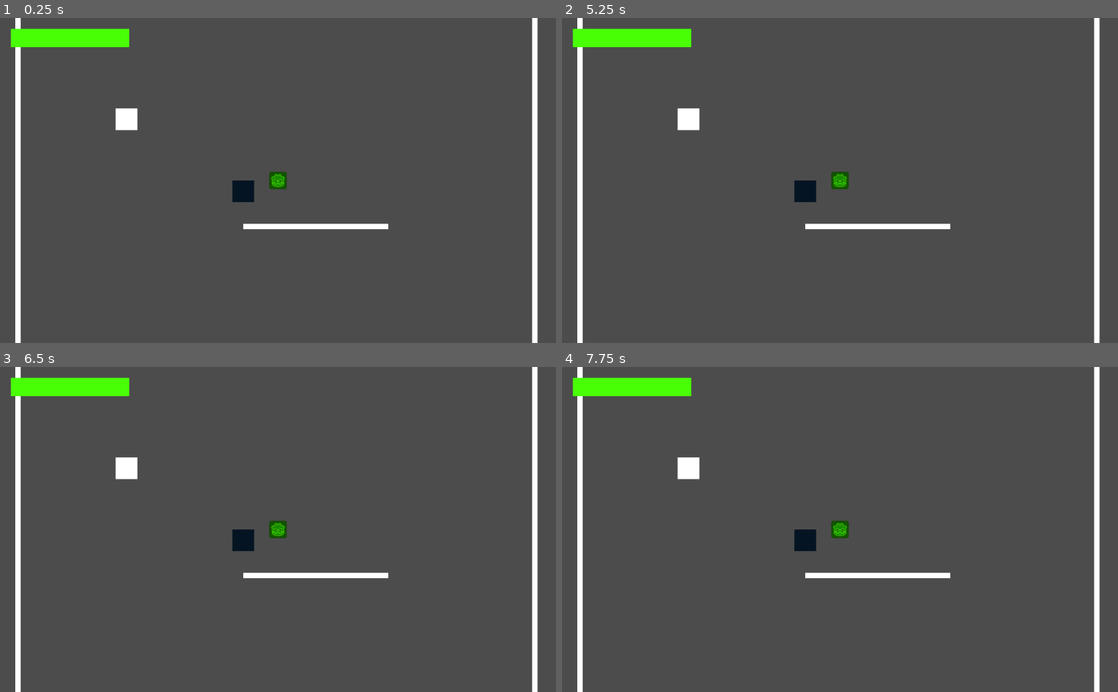
Above: before the commit, frames 1-4 (two rows, left to right).
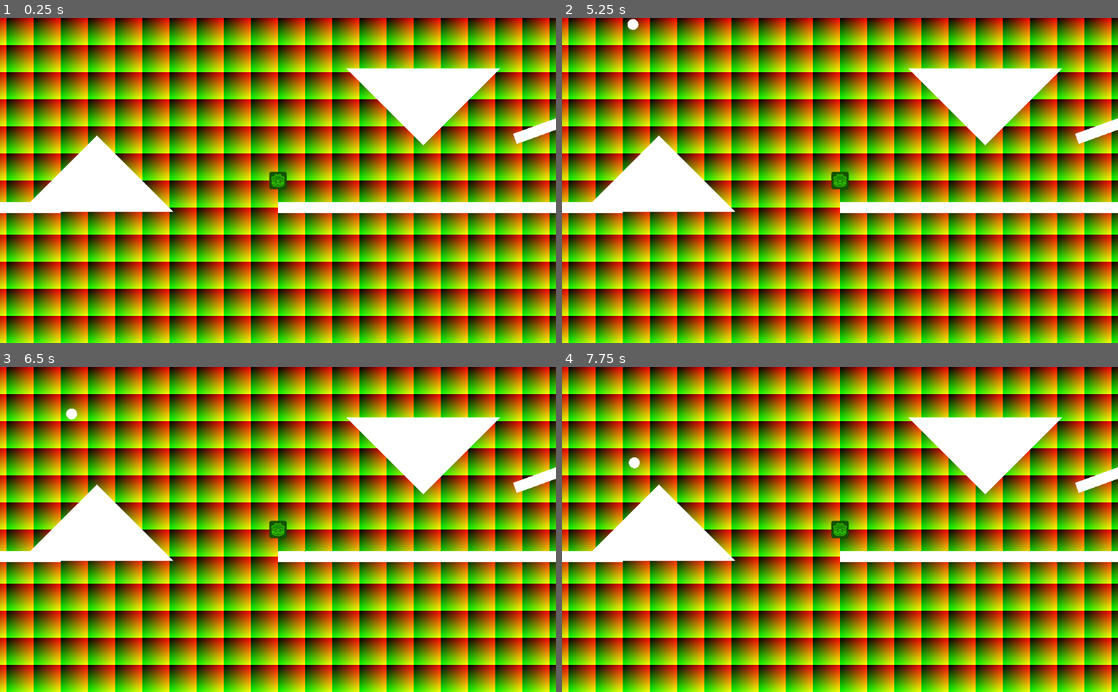
Above: after the commit, the same moments.

Repository: ShirleyNekoDev/GameJam-PortalBrawler
Game: Godot game, scene res://game/game.tscn
The game is run twice, just before and just after one commit, with the same random seed, the same clock (stepped at 60 frames per second) and the same inputs.
Inputs (mouse positions are in pixels of both pictures, inside the frame that each line leads up to):
- Up to frame 1 (0.25 s): no input
- Up to frame 2 (5.25 s): tap Enter (ui_accept) every 0.75 s from 0.5 to 4.25 s; move the mouse to (962, 164) at 0.52 s; hold D (action_right) 0.53-2.03 s; click (962, 164) at 0.67 s; tap W (action_jump) at 0.77, 1.52, 3.02, 3.77, 4.52 s; move the mouse to (728, 196) at 1.27 s; click (728, 196) at 1.42 s; move the mouse to (895, 109) at 2.02 s; hold A (action_left) 2.03-2.78 s; click (895, 109) at 2.17 s; move the mouse to (812, 245) at 2.77 s; hold D (action_right) 2.78-4.28 s; click (812, 245) at 2.92 s; move the mouse to (1006, 229) at 3.52 s; click (1006, 229) at 3.67 s; move the mouse to (673, 131) at 4.27 s; hold A (action_left) 4.28-5.03 s; click (673, 131) at 4.42 s; move the mouse to (867, 180) at 5.02 s; hold D (action_right) from 5.03 s (still down); click (867, 180) at 5.17 s
- Up to frame 3 (6.5 s): move the mouse to (194, 448) at 5.77 s; release D (action_right) at 5.78 s; hold A (action_left) from 5.78 s (still down); click (194, 448) at 5.92 s; tap W (action_jump) at 6.02 s
- Up to frame 4 (7.75 s): move the mouse to (962, 513) at 6.52 s; click (962, 513) at 6.67 s; tap W (action_jump) at 6.77, 7.52 s; move the mouse to (728, 545) at 7.27 s; release A (action_left) at 7.28 s; hold D (action_right) from 7.28 s (still down); click (728, 545) at 7.42 s

The runs differ from the first frame. In frame 1, 100% of the frame differs, in the area x 0-100%, y 0-100%; in frame 2, 100%; in frame 3, 100%; in frame 4, 100%.

Commit message:
new level with background and new damage thingies

Diff:
--- a/examples/physics_projectile/physics_projectile.gd
+++ b/examples/physics_projectile/physics_projectile.gd
@@ -28,18 +28,26 @@
 
 func _integrate_forces(state: Physics2DDirectBodyState):
 	if is_network_master():
+		for i in range(state.get_contact_count()):
+			var body = state.get_contact_collider_object(i)
+			if body:
+				_on_projectile_body_entered(body)
+
 		#rset_unreliable("override_position", state.transform.get_origin())
 		#rset_unreliable("override_rotation", state.transform.get_rotation())
 		#rset_unreliable("override_angular_velocity", state.angular_velocity)
 		#rset_unreliable("override_linear_velocity", state.linear_velocity)
 		#rset_unreliable("has_overrides", true)
-
-		for i in range(state.get_contact_count()):
-			var body = state.get_contact_collider_object(i)
-			if body and body != owned_by and body.is_in_group("players"):
-				body.rpc("hit", self)
 	#elif has_overrides:,
 	#	has_overrides = false
 	#	state.transform = Transform2D(override_rotation, override_position)
 	#	state.angular_velocity = override_angular_velocity
 	#	state.linear_velocity = override_linear_velocity
+
+func _on_projectile_body_entered(body):
+	if body.is_in_group("players") && body != owned_by:
+		body.rpc("damage", self)
+		queue_free()
+
+func get_damage():
+	return 0.1
--- a/examples/projectile/projectile.gd
+++ b/examples/projectile/projectile.gd
@@ -16,9 +16,10 @@
 	position += direction * speed
 
 func _on_projectile_body_entered(body):
-	print("Hit")
-	if is_network_master() and body != owned_by:
-		body.rpc("hit", self)
+	if is_network_master():
+		if body != owned_by:
+			body.rpc("damage", self)
+			queue_free()
 
 func get_damage():
 	return 0.1
--- a/game/game.tscn
+++ b/game/game.tscn
@@ -1,142 +1,138 @@
-[gd_scene load_steps=9 format=2]
+[gd_scene load_steps=12 format=2]
 
 [ext_resource path="res://game/game.gd" type="Script" id=1]
-[ext_resource path="res://sync/sync.tscn" type="PackedScene" id=2]
-[ext_resource path="res://sync/syncable_rigid_body.gd" type="Script" id=3]
-[ext_resource path="res://examples/block/block.tscn" type="PackedScene" id=4]
+[ext_resource path="res://level/wall_rect.tscn" type="PackedScene" id=2]
+[ext_resource path="res://level/wall_tri.tscn" type="PackedScene" id=3]
+[ext_resource path="res://materials/background.shader" type="Shader" id=4]
+
+[sub_resource type="ShaderMaterial" id=7]
+shader = ExtResource( 4 )
+shader_param/BACKGROUND_COLOR = Color( 0, 0, 1, 1 )
+shader_param/GRID_COLOR = Color( 1, 0, 1, 1 )
+shader_param/GRID_SIZE = Vector2( 100, 100 )
+
+[sub_resource type="QuadMesh" id=6]
 
 [sub_resource type="RectangleShape2D" id=1]
-extents = Vector2( 19.4735, 20.0481 )
+extents = Vector2( 1, 1 )
 
-[sub_resource type="RectangleShape2D" id=2]
+[sub_resource type="PhysicsMaterial" id=2]
+bounce = 1.0
 
-[sub_resource type="QuadMesh" id=3]
+[sub_resource type="GDScript" id=3]
+script/source = "extends RigidBody2D
 
-[sub_resource type="RectangleShape2D" id=4]
-extents = Vector2( 97.9307, 10 )
+
+# Declare member variables here. Examples:
+# var a = 2
+# var b = \"text\"
+
+
+# Called when the node enters the scene tree for the first time.
+func _ready():
+	pass # Replace with function body.
+
+
+# Called every frame. 'delta' is the elapsed time since the previous frame.
+#func _process(delta):
+#	pass
+"
+
+[sub_resource type="CircleShape2D" id=4]
+
+[sub_resource type="SphereMesh" id=5]
 
 [node name="game" type="Node2D"]
 script = ExtResource( 1 )
 
-[node name="RigidBody2D" type="RigidBody2D" parent="."]
-position = Vector2( 220.99, 136.671 )
-script = ExtResource( 3 )
+[node name="Background" type="MeshInstance2D" parent="."]
+material = SubResource( 7 )
+scale = Vector2( 10000, 10000 )
+mesh = SubResource( 6 )
 
-[node name="ColorRect" type="ColorRect" parent="RigidBody2D"]
-margin_left = -20.0
-margin_top = -20.0
-margin_right = 20.0
-margin_bottom = 20.0
-__meta__ = {
-"_edit_use_anchors_": false
-}
+[node name="BottomlessPit" type="Area2D" parent="."]
+position = Vector2( 0, 300 )
+scale = Vector2( 2000, 100 )
 
-[node name="CollisionShape2D" type="CollisionShape2D" parent="RigidBody2D"]
+[node name="CollisionShape2D" type="CollisionShape2D" parent="BottomlessPit"]
 shape = SubResource( 1 )
 
-[node name="sync" parent="RigidBody2D" instance=ExtResource( 2 )]
-synced_properties = PoolStringArray( "rotation", "linear_velocity", "angular_velocity" )
+[node name="Level" type="Node2D" parent="."]
 
-[node name="block" parent="." instance=ExtResource( 4 )]
-position = Vector2( 436.444, 270.096 )
+[node name="Ground" type="Node2D" parent="Level"]
 
-[node name="StaticBody2D" type="StaticBody2D" parent="."]
-position = Vector2( 435.436, 570.586 )
+[node name="Ground_Left" parent="Level/Ground" instance=ExtResource( 2 )]
+position = Vector2( -600, 0 )
+scale = Vector2( 400, 10 )
+
+[node name="Ground_Right" parent="Level/Ground" instance=ExtResource( 2 )]
+position = Vector2( 600, 0 )
+scale = Vector2( 400, 10 )
+
+[node name="Walls" type="Node2D" parent="Level"]
+
+[node name="Border_Left" parent="Level/Walls" instance=ExtResource( 2 )]
+position = Vector2( -1500, -1000 )
+scale = Vector2( 10, 1010 )
+
+[node name="Border_Right" parent="Level/Walls" instance=ExtResource( 2 )]
+position = Vector2( 1500, -1000 )
+scale = Vector2( 10, 1010 )
+
+[node name="Ceiling" parent="Level/Walls" instance=ExtResource( 2 )]
+position = Vector2( 0, -2000 )
 rotation = 1.5708
-scale = Vector2( 0.497915, 44.0733 )
-collision_layer = 3
+scale = Vector2( 10, 1510 )
 
-[node name="CollisionShape2D" type="CollisionShape2D" parent="StaticBody2D"]
-shape = SubResource( 2 )
+[node name="Elements" type="Node2D" parent="Level"]
 
-[node name="MeshInstance2D" type="MeshInstance2D" parent="StaticBody2D"]
-scale = Vector2( 20, 20 )
-mesh = SubResource( 3 )
+[node name="Slope_Left" parent="Level/Elements" instance=ExtResource( 2 )]
+position = Vector2( -1170, -225 )
+rotation = 2.18166
+scale = Vector2( 10, 400 )
 
-[node name="StaticBody2D5" type="StaticBody2D" parent="."]
-position = Vector2( 569.849, 334.876 )
-rotation = 1.5708
-scale = Vector2( 0.497915, 13.3533 )
+[node name="Slope_Right" parent="Level/Elements" instance=ExtResource( 2 )]
+position = Vector2( 1012.21, -263.53 )
+rotation = 1.22173
+scale = Vector2( 10, 400 )
 
-[node name="CollisionShape2D" type="CollisionShape2D" parent="StaticBody2D5"]
-shape = SubResource( 2 )
+[node name="Long_Platform" parent="Level/Elements" instance=ExtResource( 2 )]
+position = Vector2( 200, -500 )
+scale = Vector2( 1000, 10 )
 
-[node name="MeshInstance2D" type="MeshInstance2D" parent="StaticBody2D5"]
-scale = Vector2( 20, 20 )
-mesh = SubResource( 3 )
+[node name="Long_Platform_end" parent="Level/Elements" instance=ExtResource( 2 )]
+position = Vector2( -790, -530 )
+scale = Vector2( 10, 30 )
 
-[node name="StaticBody2D6" type="StaticBody2D" parent="."]
-position = Vector2( 154.921, -78.104 )
-rotation = 1.5708
-scale = Vector2( 0.497915, 13.3533 )
+[node name="Tri1" parent="Level/Elements" instance=ExtResource( 3 )]
+position = Vector2( 467.755, -256.545 )
+rotation = 2.35619
+scale = Vector2( 100, 100 )
 
-[node name="CollisionShape2D" type="CollisionShape2D" parent="StaticBody2D6"]
-shape = SubResource( 2 )
+[node name="Tri2" parent="Level/Elements" instance=ExtResource( 3 )]
+position = Vector2( 1400, -90 )
+rotation = 0.0
+scale = Vector2( 100, 100 )
 
-[node name="MeshInstance2D" type="MeshInstance2D" parent="StaticBody2D6"]
-scale = Vector2( 20, 20 )
-mesh = SubResource( 3 )
+[node name="Tri3" parent="Level/Elements" instance=ExtResource( 3 )]
+position = Vector2( -133.494, 8.08813 )
+rotation = -0.785398
+scale = Vector2( 100, 100 )
 
-[node name="StaticBody2D4" type="StaticBody2D" parent="."]
-position = Vector2( 8980.48, -130.553 )
-rotation = 1.5708
-scale = Vector2( 1, 800 )
+[node name="Harm1" type="RigidBody2D" parent="Level" groups=[
+"harmful",
+]]
+position = Vector2( -186.538, -483.734 )
+physics_material_override = SubResource( 2 )
+linear_velocity = Vector2( 1, 1 )
+linear_damp = 0.0
+angular_damp = 0.0
+script = SubResource( 3 )
 
-[node name="CollisionShape2D" type="CollisionShape2D" parent="StaticBody2D4"]
-shape = SubResource( 2 )
+[node name="CollisionShape2D" type="CollisionShape2D" parent="Level/Harm1"]
+shape = SubResource( 4 )
 
-[node name="MeshInstance2D" type="MeshInstance2D" parent="StaticBody2D4"]
-scale = Vector2( 20, 20 )
-mesh = SubResource( 3 )
-
-[node name="StaticBody2D2" type="StaticBody2D" parent="."]
-position = Vector2( 972.679, 276.69 )
-scale = Vector2( 0.497915, 44.0733 )
-collision_layer = 3
-
-[node name="CollisionShape2D" type="CollisionShape2D" parent="StaticBody2D2"]
-shape = SubResource( 2 )
-
-[node name="MeshInstance2D" type="MeshInstance2D" parent="StaticBody2D2"]
-scale = Vector2( 20, 20 )
-mesh = SubResource( 3 )
-
-[node name="StaticBody2D3" type="StaticBody2D" parent="."]
-position = Vector2( 21.2086, 363.202 )
-scale = Vector2( 0.497915, 44.0733 )
-collision_layer = 3
-
-[node name="CollisionShape2D" type="CollisionShape2D" parent="StaticBody2D3"]
-shape = SubResource( 2 )
-
-[node name="MeshInstance2D" type="MeshInstance2D" parent="StaticBody2D3"]
-scale = Vector2( 20, 20 )
-mesh = SubResource( 3 )
-
-[node name="CanvasLayer" type="CanvasLayer" parent="."]
-
-[node name="HealthbarBackground" type="ColorRect" parent="CanvasLayer"]
-margin_left = 20.0
-margin_top = 20.0
-margin_right = 190.0
-margin_bottom = 60.0
-rect_scale = Vector2( 1.28125, 0.857143 )
-__meta__ = {
-"_edit_use_anchors_": false
-}
-
-[node name="Healthbar" type="ColorRect" parent="CanvasLayer/HealthbarBackground"]
-margin_right = 170.0
-margin_bottom = 40.0
-color = Color( 0.286275, 1, 0.027451, 1 )
-__meta__ = {
-"_edit_use_anchors_": false
-}
-
-[node name="BottomlessPit" type="Area2D" parent="."]
-position = Vector2( 400, 1500 )
-scale = Vector2( 30, 20 )
-
-[node name="CollisionShape2D" type="CollisionShape2D" parent="BottomlessPit"]
-shape = SubResource( 4 )
+[node name="MeshInstance2D" type="MeshInstance2D" parent="Level/Harm1"]
+scale = Vector2( 10, 10 )
+mesh = SubResource( 5 )
 [connection signal="body_entered" from="BottomlessPit" to="." method="_on_BottomlessPit_body_entered"]
--- /dev/null
+++ b/level/damage/damage.gd
@@ -0,0 +1,16 @@
+extends RigidBody2D
+
+
+# Declare member variables here. Examples:
+# var a = 2
+# var b = "text"
+
+
+# Called when the node enters the scene tree for the first time.
+func _ready():
+	pass # Replace with function body.
+
+
+# Called every frame. 'delta' is the elapsed time since the previous frame.
+#func _process(delta):
+#	pass
--- /dev/null
+++ b/level/wall_circ.tscn
@@ -0,0 +1,15 @@
+[gd_scene load_steps=3 format=2]
+
+[sub_resource type="CircleShape2D" id=1]
+
+[sub_resource type="SphereMesh" id=2]
+
+[node name="Wall_Circ" type="StaticBody2D"]
+collision_layer = 3
+
+[node name="CollisionShape2D" type="CollisionShape2D" parent="."]
+scale = Vector2( 0.1, 0.1 )
+shape = SubResource( 1 )
+
+[node name="MeshInstance2D" type="MeshInstance2D" parent="."]
+mesh = SubResource( 2 )
--- /dev/null
+++ b/level/wall_rect.tscn
@@ -0,0 +1,16 @@
+[gd_scene load_steps=3 format=2]
+
+[sub_resource type="RectangleShape2D" id=1]
+
+[sub_resource type="QuadMesh" id=2]
+
+[node name="Wall_Rect" type="StaticBody2D"]
+collision_layer = 3
+
+[node name="CollisionShape2D" type="CollisionShape2D" parent="."]
+scale = Vector2( 0.1, 0.1 )
+shape = SubResource( 1 )
+
+[node name="MeshInstance2D" type="MeshInstance2D" parent="."]
+scale = Vector2( 2, 2 )
+mesh = SubResource( 2 )
--- /dev/null
+++ b/level/wall_tri.tscn
@@ -0,0 +1,17 @@
+[gd_scene load_steps=3 format=2]
+
+[sub_resource type="ConvexPolygonShape2D" id=1]
+points = PoolVector2Array( -1, -1, 1, -1, 1, 1 )
+
+[sub_resource type="PrismMesh" id=2]
+left_to_right = 1.0
+
+[node name="Wall_Tri" type="StaticBody2D"]
+rotation = 3.14159
+collision_layer = 3
+
+[node name="CollisionShape2D" type="CollisionShape2D" parent="."]
+shape = SubResource( 1 )
+
+[node name="MeshInstance2D" type="MeshInstance2D" parent="."]
+mesh = SubResource( 2 )
--- /dev/null
+++ b/materials/background.shader
@@ -0,0 +1,18 @@
+shader_type canvas_item;
+
+varying vec2 world_pos;
+
+uniform vec4 BACKGROUND_COLOR: hint_color = vec4(vec3(0.0, 0.0, 1.0), 1.0);
+uniform vec4 GRID_COLOR: hint_color = vec4(vec3(1.0), 1.0);
+uniform vec2 GRID_SIZE = vec2(100.0, 100.0);
+
+void vertex() {
+	world_pos = VERTEX;
+}
+
+void fragment() {
+	vec2 grid_coords = fract(world_pos.xy * GRID_SIZE);
+//	distance(FRAGCOORD.xy, grid_coords);
+//	(cos(TIME * 0.2) + 1.0) *
+	COLOR = vec4(fract(world_pos.xy * 200.0), 0.0, 1.0);
+}
--- a/player/player.gd
+++ b/player/player.gd
@@ -1,7 +1,7 @@
 extends KinematicBody2D
 class_name Player
 
-const spawn = Vector2(500, 250)
+const spawn = Vector2(200, -50)
 
 var id
 var color: Color setget set_color
@@ -187,14 +187,16 @@
 	box.position = position
 	get_parent().add_child(box)
 
-remotesync func hit(element: Node):
-	print("health loss")
+remotesync func damage(element: Node):
+	print("got damaged")
 	if element.is_in_group("projectiles"):
 		health -= element.get_damage()
 		emit_signal("health_changed", health)
-		element.queue_free()
 		if health <= 0:
-			pass
+			die(element)
+
+remotesync func die(killer_element: Node):
+	pass
 
 remotesync func die_and_respawn(player: Player):
 	if (player == self):
--- a/project.godot
+++ b/project.godot
@@ -20,7 +20,7 @@
 
 [application]
 
-config/name="multiplayer"
+config/name="PortalBrawler"
 run/main_scene="res://game/game.tscn"
 config/icon="res://icon.png"
 
@@ -62,7 +62,9 @@
 
 [physics]
 
-2d/default_gravity=0
+2d/physics_engine="GodotPhysics"
+2d/thread_model=2
+2d/default_gravity=10
 
 [rendering]
 
